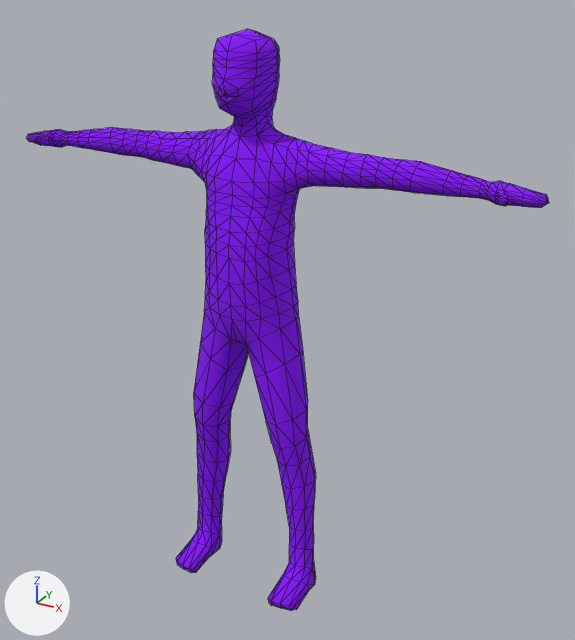
What one commit did to the FBX model public/models/bowlie.fbx.
Camera for both pictures: a 50 mm camera at (117.8, -188.4, 190.6) aimed at (8.5, 10.3, 91.2). The axes (+X, +Y, +Z) are drawn at lower left. The lights are the same throughout. The older version comes first. Mesh edges are drawn as thin lines. Vertices at exactly the same position are counted once.

Script lines for the objects in view, before the commit:
```python
me_body_002 = bpy.data.meshes.new('body.002')
me_body_002.from_pydata(...)  # 865 vertices, 1726 faces; spans x -83.0..83.0, y -1.0..176.0, z -10.0..15.0
me_body_002.materials.append(mat_material_003)  # its picture is missing
# before: 5 (13.0, 94.0, -6.0) at pixel (298, 316), 7 (0.0, 88.0, -7.0), 28 (3.0, 88.0, -7.0), 40 (0.0, 97.0, -10.0), 42 (5.0, 97.0, -10.0)
# before: 81 (8.0, 91.0, -8.0), 103 (9.0, 98.0, -9.0), 268 (-13.0, 94.0, -6.0), 292 (-13.0, 99.0, -6.0), 294 (-5.0, 97.0, -10.0)
# before: 333 (-8.0, 91.0, -8.0), 355 (-9.0, 98.0, -9.0), 840 (9.0, 103.0, -8.0), 848 (5.0, 101.0, -9.0), 852 (0.0, 101.0, -9.0)
ob_humanoid = bpy.data.objects.new('humanoid', me_body_002)
ob_humanoid.location = (0.0, 0.0, 0.0)
ob_humanoid.rotation_euler = (1.539, 0.0, 0.0)  # degrees (88, 0, 0)
```
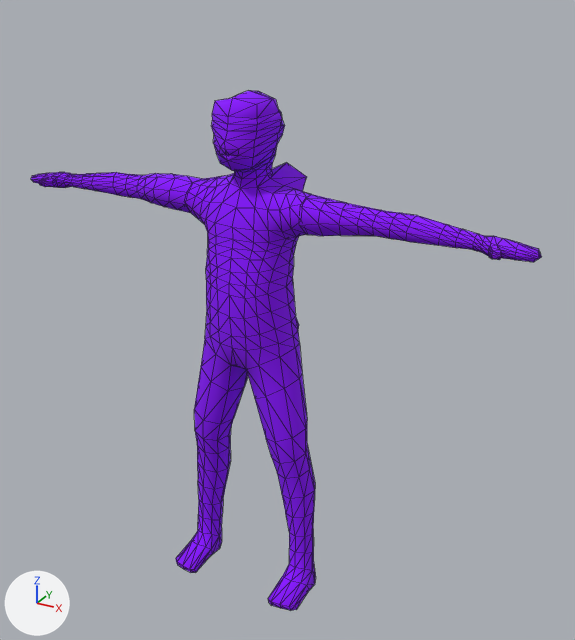
What differs and where, as boxes [x1, y1, x2, y2] in the pictures (575 x 640 px; the box of a moved part takes in the faces that stretch with it):
'humanoid', reshaped, rescaled (11% shorter)
    before: [26, 29, 549, 610]
    after: [31, 91, 542, 610]
part 1 of me_body_002, moved or reshaped
    before: [136, 29, 491, 201]
    after: [137, 91, 485, 252]
part 2 of me_body_002, moved or reshaped (mostly hidden)
    before: [294, 302, 302, 343]
    after: [293, 318, 302, 370]

The change, as a list of edits to the scene's bpy script:
```text
Change me_body_002:
    used by ob_humanoid; location = (0.0, 0.0, 0.0); rotation_euler = (1.539, 0.0, 0.0), in degrees (88, 0, 0)
    verts and faces of me_body_002; kept vertices keep their numbers, new ones are numbered from 865
    remove me_body_002.from_pydata(...)  # 865 vertices, 1726 faces; spans x -83.0..83.0, y -1.0..176.0, z -10.0..15.0
    add me_body_002.from_pydata(...)  # 921 vertices, 1726 faces; spans x -83.0..83.0, y -1.0..178.0, z -18.0..15.0
    me_body_002 part 1
    22 vertices are removed from x -24.0..30.0, y 136.0..147.0, z -7.0..4.0
    153 faces are deleted
    10 vertices in x -6.0..13.0, y 129.0..172.0, z -9.0..-6.0 move by (0.0, 0.0, -1.0)
    4 vertices in x 0.0..30.0, y 143.0..175.0, z 2.0..9.0 move by (0.0, 1.0, 1.0)
    3 vertices in x 6.0..13.0, y 132.0..167.0, z -9.0..-4.0 move by (1.0, 0.0, -1.0)
    3 vertices in x -17.0..30.0, y 139.0..143.0, z 3.0..4.0 move by (0.0, 0.0, 2.0)
    3 vertices in x -29.0..7.0, y 146.0..176.0, z -2.0..2.0 move by (0.0, 2.0, 0.0)
    3 vertices in x -30.0..25.0, y 141.0, z 3.0 move by (0.0, 0.0, 3.0)
    58 vertices move from x -35.0..25.0, y 132.0..175.0, z -9.0..8.0 to x -36.0..25.0, y 132.0..177.0, z -18.0..9.0
    73 vertices are added at x -40.0..67.0, y 135.0..152.0, z -9.0..7.0
    5 new vertices lie (4.0, 0.0, 0.0) away from vertices in x -24.0..62.0, y 136.0..141.0, z -1.0..3.0
    153 new faces join them
    me_body_002 part 2
    add for i in [7, 28, 840, 852]: verts[i] += (0.0, 0.0, -1.0)
    add verts[5] = (13.0, 94.0, -6.0)  # moved, pixel (299, 342)
    add verts[40] = (0.0, 96.0, -13.0)  # moved
    add verts[42] = (6.0, 96.0, -14.0)  # moved
    add verts[81] = (9.0, 91.0, -11.0)  # moved
    add verts[103] = (10.0, 98.0, -12.0)  # moved, pixel (299, 324)
    add verts[268] = (-16.0, 95.0, -8.0)  # moved
    add verts[292] = (-15.0, 100.0, -8.0)  # moved
    add verts[294] = (-5.0, 96.0, -12.0)  # moved
    add verts[333] = (-9.0, 91.0, -10.0)  # moved
    add verts[355] = (-11.0, 98.0, -12.0)  # moved
    add verts[848] = (5.0, 101.0, -11.0)  # moved
Change ob_humanoid:
    ob_humanoid.scale: (1.0, 1.0, 1.0) -> (1.0, 0.904, 1.0)
```
